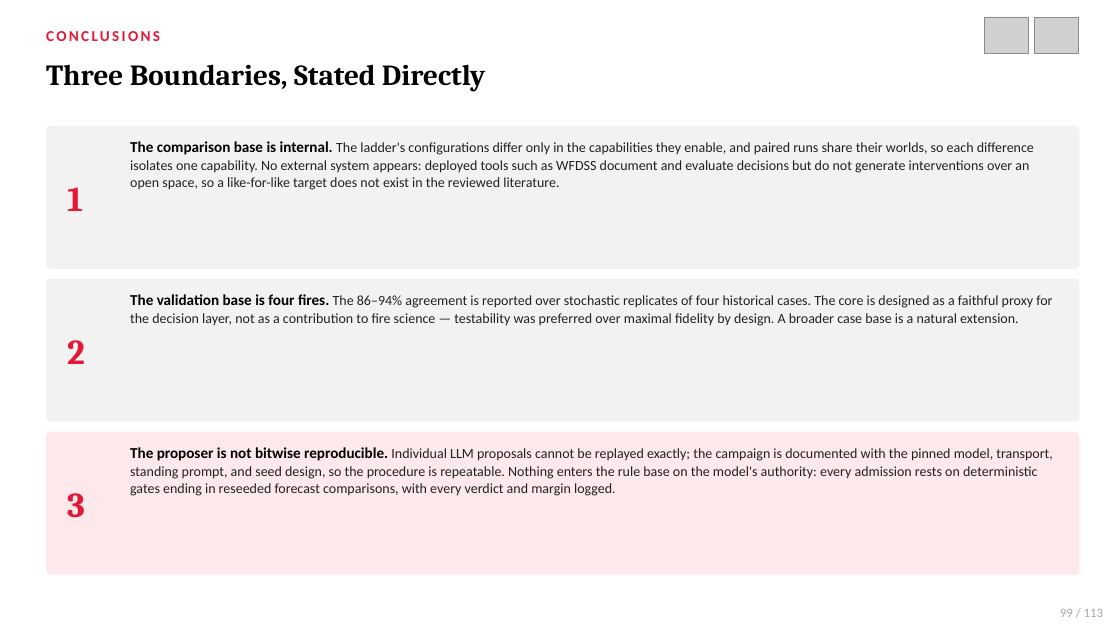
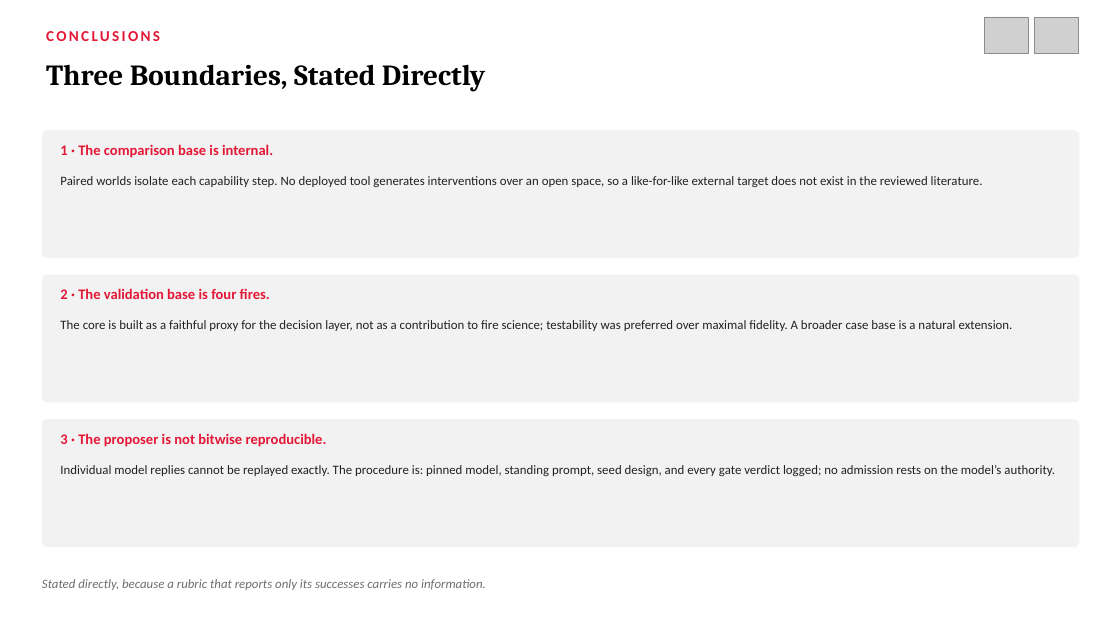
Before and after one commit to northwind13/Enhanced_DSS, a slide deck: slide 87 of 01_Thesis/DisasterAware_Presentation.pptx (slide 99 before the commit). Drawn at 1120x630 pixels with LibreOffice and Linux fonts; fonts in the diff are those of the drawing; grey boxes stand for pictures. Boxes give left, top, right and bottom in pixels: in the first picture for what was removed or moved away, otherwise in the second. Text is boxed around its words. In the diff, an @@ line names an element or a change of style, - is before the commit and + after.

```diff
--- a/01_Thesis/DisasterAware_Presentation.pptx
+++ b/01_Thesis/DisasterAware_Presentation.pptx
@@ rounded rectangle: place and size @@
-rounded rectangle at <box>46,126,1080,269</box>
+rounded rectangle at <box>42,130,1080,258</box>
@@ rounded rectangle at <box>42,130,1080,258</box>: proportions changed @@
@@ text added at <box>60,144,273,158</box>, 12.5 pt, text #E31836, bold @@
+1 · The comparison base is internal.
@@ text at <box>60,176,983,187</box>: text changed; size 12 to 11 pt @@
-The comparison base is internal. The ladder's configurations differ only in the capabilities they enable, and paired runs share their worlds, so each difference isolates one capability. No external system appears: deployed tools such as WFDSS document and evaluate decisions but do not generate interventions over an open space, so a like-for-like target does not exist in the reviewed literature.
+Paired worlds isolate each capability step. No deployed tool generates interventions over an open space, so a like-for-like external target does not exist in the reviewed literature.
@@ text removed at <box>67,187,83,211</box> @@
-1
@@ rounded rectangle at <box>42,275,1080,402</box>: proportions changed @@
@@ rounded rectangle: place and size @@
-rounded rectangle at <box>46,279,1080,422</box>
+rounded rectangle at <box>42,275,1080,402</box>
@@ text added at <box>60,288,270,299</box>, 12.5 pt, text #E31836, bold @@
+2 · The validation base is four fires.
@@ text at <box>60,320,1013,331</box>: text changed; size 12 to 11 pt @@
-The validation base is four fires. The 86–94% agreement is reported over stochastic replicates of four historical cases. The core is designed as a faithful proxy for the decision layer, not as a contribution to fire science — testability was preferred over maximal fidelity by design. A broader case base is a natural extension.
+The core is built as a faithful proxy for the decision layer, not as a contribution to fire science; testability was preferred over maximal fidelity. A broader case base is a natural extension.
@@ text removed at <box>67,340,85,364</box> @@
-2
@@ rounded rectangle: place and size @@
-rounded rectangle at <box>46,432,1080,575</box>
+rounded rectangle at <box>42,419,1080,547</box>
@@ rounded rectangle at <box>42,419,1080,547</box>: fill #FDE8EB to #F2F2F2; proportions changed @@
@@ text added at <box>60,433,327,447</box>, 12.5 pt, text #E31836, bold @@
+3 · The proposer is not bitwise reproducible.
@@ text at <box>60,465,1055,476</box>: text changed; size 12 to 11 pt @@
-The proposer is not bitwise reproducible. Individual LLM proposals cannot be replayed exactly; the campaign is documented with the pinned model, transport, standing prompt, and seed design, so the procedure is repeatable. Nothing enters the rule base on the model's authority: every admission rests on deterministic gates ending in reseeded forecast comparisons, with every verdict and margin logged.
+Individual model replies cannot be replayed exactly. The procedure is: pinned model, standing prompt, seed design, and every gate verdict logged; no admission rests on the model’s authority.
@@ text removed at <box>67,493,85,518</box> @@
-3
@@ text added at <box>42,579,486,590</box>, 11 pt, text #6E6E6E, italic @@
+Stated directly, because a rubric that reports only its successes carries no information.
@@ text removed at <box>1060,609,1104,617</box> @@
-99 / 113
```
Also in this commit, not shown: 67 other slides changed, 20 slides added, 44 slides removed, 15 other files.
